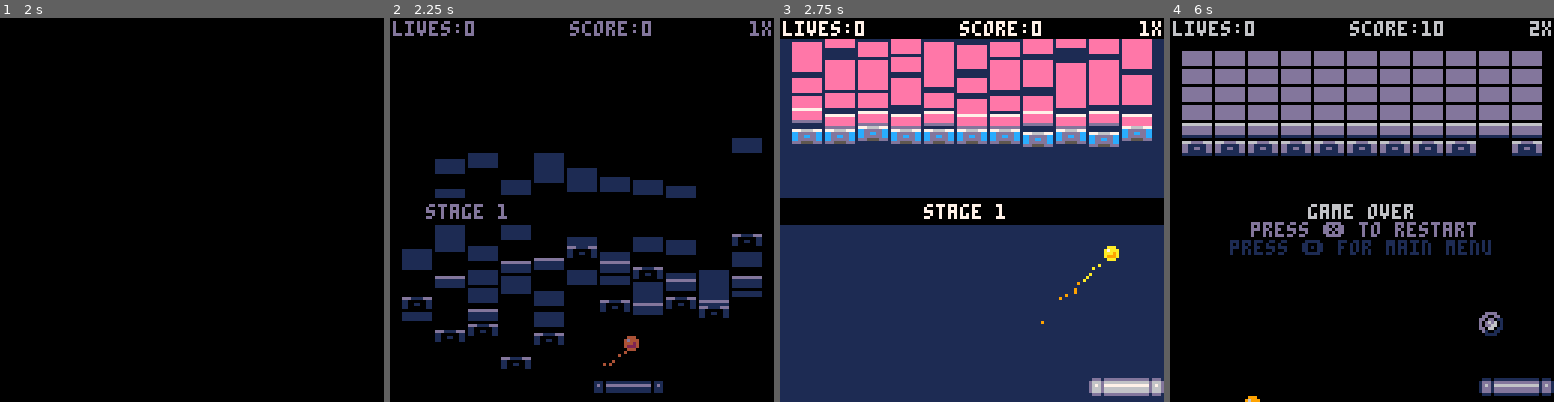
Above: before the commit, frames 1-4 (left to right).
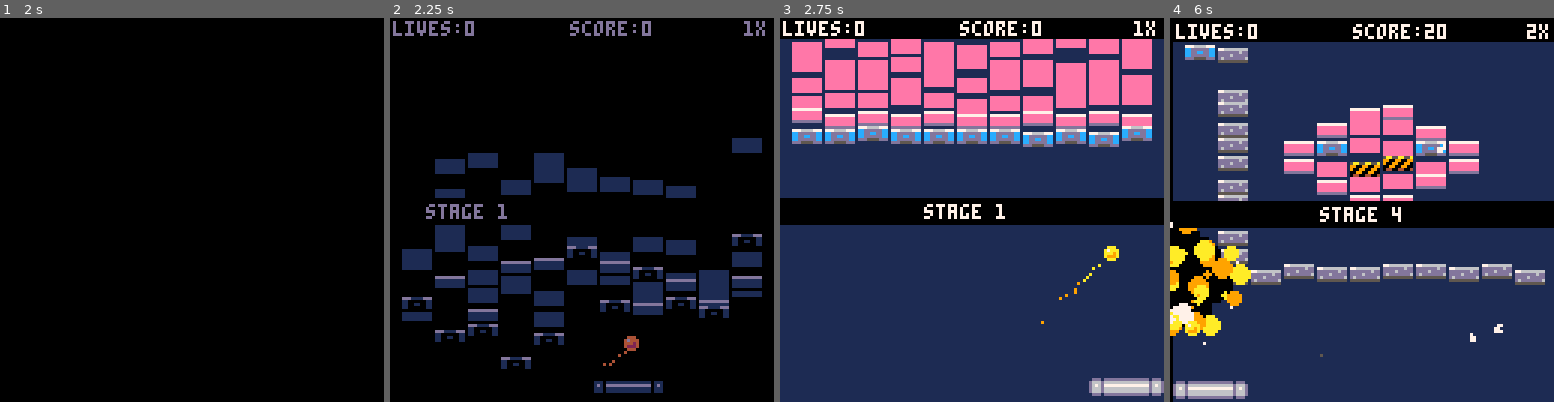
Above: after the commit, the same moments.

Repository: steka/lazydevs-pico8-breakout-hero
Game: PICO-8 cartridge hero1.p8
Two runs of this game, one before a commit and one after it. Both use one fixed random seed, a clock stepped at 60 frames per second and the inputs below.
Inputs:
- Up to frame 1 (2 s): tap X (X key) at 0.33, 1.07, 1.85 s; tap O (Z key) at 0.7, 1.7 s; hold Right from 1.6 s (still down)
- Up to frame 2 (2.25 s): release Right at 2.1 s; tap O (Z key) at 2.1 s; hold Up from 2.15 s (still down)
- Up to frame 3 (2.75 s): release Up at 2.42 s; hold Right from 2.47 s (still down); tap O (Z key) at 2.5 s
- Up to frame 4 (6 s): tap O (Z key) every 0.4 s from 2.9 to 5.7 s; tap X (X key) at 2.97, 4.08, 5.2 s; release Right at 3.03 s; hold Left 3.08-3.58 s; hold Down 3.63-3.97 s; hold Right 4.02-4.68 s; hold Up 4.73-5.03 s; hold Left 5.08-5.68 s; hold Down from 5.73 s (still down)

Frame 1 is identical in both runs. In frame 2, 0.1% of the frame differs, in the area x 92-100%, y 0-5%; in frame 3, 0.1%; in frame 4, 84%, in the area x 0-100%, y 0-100%.

Commit message:
Breakout #57 - Level Design
https://www.youtube.com/watch?v=odHNGC6dm38

Diff:
--- a/hero1.p8
+++ b/hero1.p8
@@ -4,13 +4,19 @@
 --goals
 -- 10 level design
 -- 11 gameplay tweaks
--------- smaller paddle
--------- powerup timers
--------- reduce gives points
+-------- smaller paddle??
+-------- powerup timers??
+-------- tougher hardened blocks
+
 -- 12 lost ball
--- 13 sticky aura
 -- 14 infinite ball protection
--- 15 randomized sick
+-- 15 visual stuff
+   -- sticky aura
+   -- pad speedlines
+   -- ball twist
+-- 15 arcade game over
+-- 16 randomized sick
+-- 17 stats
 
 -----------------------
 --- good to have    ---
@@ -34,6 +40,7 @@
  debug=""
  levelnum = 1
  levels={}
+ loadlevels()
  --levels[1] = "x5b"
  --levels[1] = "b9b/p9p/sbsbsbsbsb"
  --levels[1] = "hxixsxpxbxbxbxbxbxbxbxbxbxbxbxbxbxbxbxbxbxbxbxbxbxbxbxbxbxbxbxbxbxbxbxbxb"
@@ -440,7 +447,7 @@
   _b.fsh=fshtime
   _b.v=false
   if _combo then
-   points+=10*chain*pointsmult
+   getpoints(10)
    boostchain()
   end
  elseif _b.t=="i" then
@@ -453,7 +460,7 @@
    _b.fsh=fshtime
    _b.v=false
    if _combo then
-    points+=10*chain*pointsmult
+    getpoints(10)
     boostchain()
    end
   else
@@ -472,7 +479,7 @@
   _b.fsh=fshtime
   _b.v=false
   if _combo then
-   points+=10*chain*pointsmult
+   getpoints(10)
    boostchain()
   end
   spawnpill(_b.x,_b.y)
@@ -482,7 +489,7 @@
   shatterbrick(_b,lasthitx,lasthity)
   _b.t="zz"
   if _combo then
-   points+=10*chain*pointsmult
+   getpoints(10)
    boostchain()
   end
  end
@@ -495,6 +502,16 @@
  end
  chain+=1
  chain=mid(1,chain,7)
+end
+
+-- get points
+function getpoints(_p)
+ --timer_reduce
+ if timer_reduce<=0 then
+  points+=_p*chain*pointsmult
+ else
+  points+=(_p*chain*pointsmult)*10
+ end
 end
 
 function spawnpill(_x,_y)
@@ -1375,6 +1392,9 @@
  if btnp(4) then
   releasestuck()
  end
+ if btnp(5) then
+  nextlevel()
+ end
 
  if not(buttpress) then
   pad_dx=pad_dx/1.3
@@ -1664,7 +1684,14 @@
  else
   print("lives:"..lives,1,1,7)
   print("score:"..points,60,1,7)
-  print(chain.."x",120,1,7)
+  local _ct=chain.."x"
+  local _cc=7
+  if timer_reduce>0 then
+   _ct=(chain*10).."x"
+   _cc=8
+  end
+  print(_ct,126-(#_ct*4),1,_cc)
+
  end
 
  draw_sash()
@@ -2039,6 +2066,72 @@
  local _t=_b.y
  local _b=_b.y+brick_h
  return {left=_l,right=_r,top=_t,bottom=_b}
+end
+-->8
+--levels
+
+function loadlevels()
+
+--01 simple breakout
+levels[1]="///b9bb9bbbpbbpbbpbbb9bb9b"
+
+--02 stairway to heaven
+levels[2]="/b/bb/bbp/b3/b4/b4p/b6/bsb5/b7p/h9s"
+
+--03 invader
+levels[16]="xxsxxxxxs/xxsxxxxxs/xxxsxxxs/xxxbbbbbxxxxxbbbbbbbxxxbbbbbbbbbxxbbpbbbpbbxxbbbbbbbbbxxbbbbbbbbbxxbxbxxxbxbxxbxbxxxbxbxxxxxbxb/"
+
+--04 twin towers
+levels[3]="//xbbbhxbbbhxxbphbxbphbxxbhpbxbhpbxxhbbbxhbbbxxbbbbxbbbbxxbbbhxbbbhxxbphbxbphbxxbhpbxbhpbxxhbbbxhbbbx"
+
+--05 get inside
+levels[4]="pi//xi/xixxxhh/xixxhbbh/xixhpbbph/xixhbssbh/xixxhbbh/xixxxhh/xi/xi/xi/si9"
+
+--11 three burgers
+levels[5]="///b9bpbbpbbbpbbp/bbhxhbhxhbbbbhxhbhxhbbbbhxhbhxhbb/pbbpbbbpbbpb9b"
+
+--07 arrow
+levels[6]="/xxxxxh/xxxbbxbb/xbbxxhxxbbxbxxbpxpbxxbxbbxxhxxbbxbxxbbxbbxxbxbpxxhxxpbxbxxbpxpbxxbxbbxxhxxbbxbxxbbxbbxxbxbbxxxxxbbxbxxxxxxxxxb"
+
+--08 cups high
+levels[7]="/xixixxxixixxibixxxibixxisixxxisixxiiixxxiiix/xxxbbpbb/xxxbbbbb/xxxpbpbp/xxxbbbbb/xxxbbpbb/"
+
+--09 maze
+levels[8]="i9ix3ix4ixipxixxxxxixixxixxixxixixxipxixxixixpixxixxixixxixxixxixixxixpixxixipxxxxixxixixxxxxixsixi9"
+
+--10 mellow center
+levels[9]="/ph8phx8hhxhhhphhhxhhxhxxxxxhxhhxhxhhhxhxhhxpxhshxpxhhxhxhhhxhxhhxhxxxxxhxhhxh6xhpx8ph9h"
+
+--06 oreo
+levels[10]="///xi8xxbbpbbbpbbxxbbbbbbbbbxxpbbbpbbbpxxbbbbbbbbbxxbbpbbbpbbxxi8x"
+
+--12 border wall
+levels[11]="/bbbsbbbsbbbpxxxxxxxxxpb9b/hiiiiiiiiihpxxxxpxxxxphiiiiiiiiih/bbpbbbbbpbbpxxxxxxxxxpb9b"
+
+--13 lungs
+levels[12]="///bbbpixipbbbiibiixiiibibbbpixipbbbbbbbixibbbbihiiixiiihibbbpixipbbbbbbbixibbbb"
+
+--14 clogged lanes
+levels[13]="//pxpxpxpxpxpbxbxbxbxbxbbxbxbxbxbxbbxbxbxbxbxbbxisisisixbbxbxbxbxbxbbxbxbxbxbxbsxixsxsxixsbxbxbxbxbxb"
+
+--15 diagonal
+levels[14]="///sb/bbbb/bbbbbbb/pbbbbbbbb/bbpbbbbbbbsihbbpbpbbbbxxihbbbbpbbxxxxihibbbpxxxxxxxhibbxxxxxxxxxhi"
+
+--16 enegry core
+levels[15]="//xibpbpbpbixxixxxxxxxixxixxxxxxxixxixiiiiixixxixibsbixixxixibbbixixxixibpbixixxixxxxxxxixxixxxxxxxixxiiiiiiiiix"
+
+--17 shelves
+levels[16]="//xbxbxpxbxbxxixixixixixpxbxbxbxbxpixixixixixixbxpxsxpxbxxixixixixixbxbxbxbxbxbixixixixixixpxbxpxbxpxxixixixixix"
+
+--18 lazy devs
+levels[17]="//xxxxbpb/xbpbihibpbxbihixxxihibbixxxxxxxibpibxxsxxbipbibxxxxxbibxbibxxxbibxxbibbbbbibxxxbibbbib/xxxbihib/"
+
+--19 cells
+levels[18]="/isixisixisiipixipixipiiiixiiixiii/isixisixisiipixipixipiiiixiiixiii/isixisixisiipixipixipiiiixiiixiii"
+
+--20 hedgehog
+levels[19]="/xiixixixiixxixxxxxxxixxxxixxxi/xxxxxp/ixixihixixixxxxxb/xixixbxixixxxxxxb/xiixihixiixxixxxpxxxixxxxixxxi/xxixixixi"
+
 end
 __gfx__
 00000000dd6666dddd6666dddd6666dddd6666dddd6666dddd6666dddd6666dd5aa55aa55a776666666677766667777777777777000000000000000000000000
